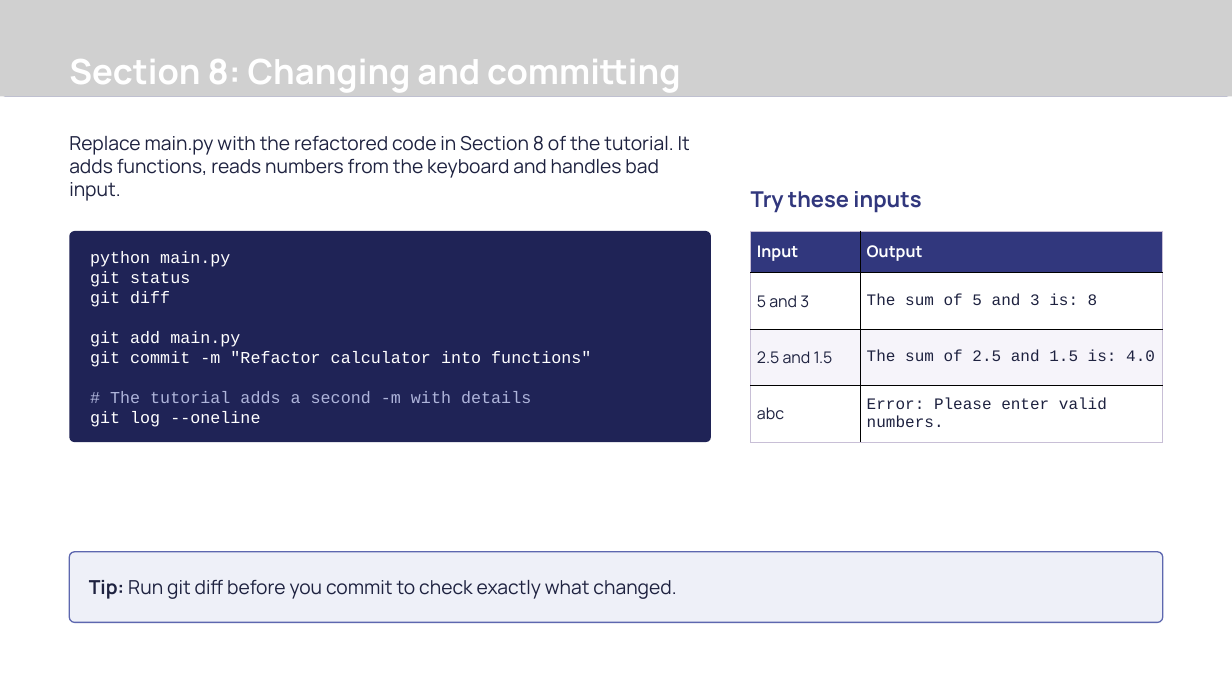
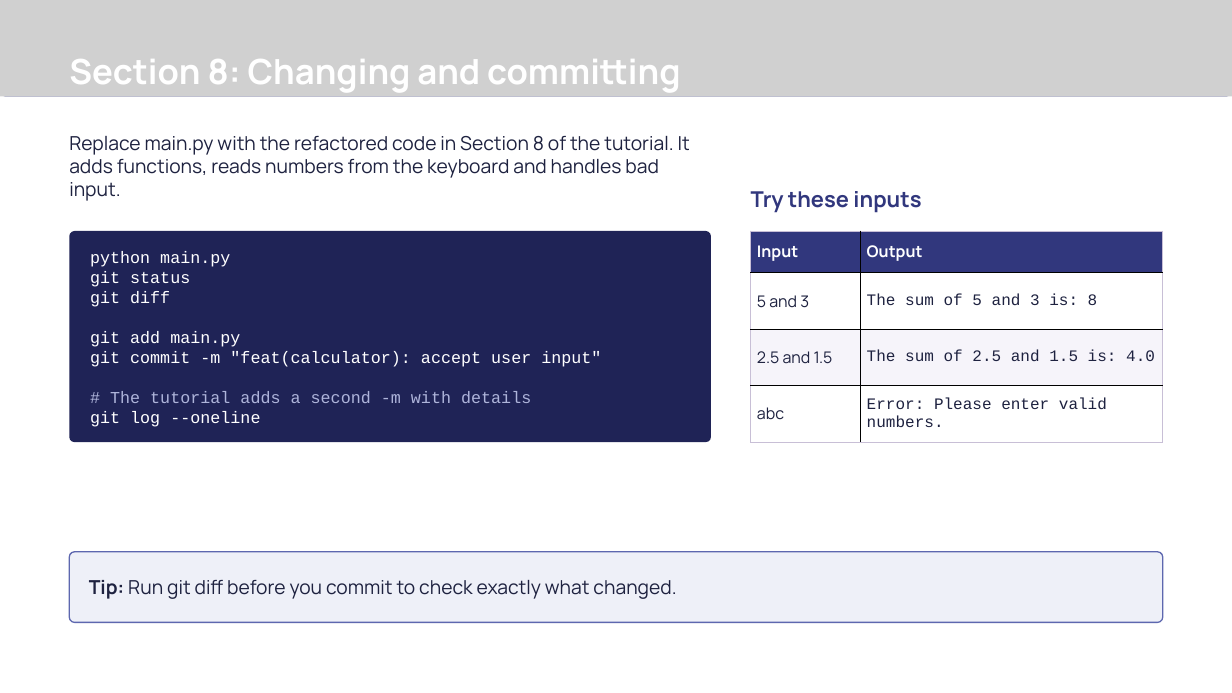
Before and after one commit to Revolution-Data-Platforms/Introduction-to-Git-Workshop, a slide deck: slide 19 of presentation/introduction-to-git-workshop.pptx (slide 18 before the commit). Drawn at 1232x693 pixels with LibreOffice and Linux fonts; fonts in the diff are those of the drawing; grey boxes stand for pictures; background and template pictures are left out. Boxes give left, top, right and bottom in pixels: in the first picture for what was removed or moved away, otherwise in the second. Text is boxed around its words. In the diff, an @@ line names an element or a change of style, - is before the commit and + after.

Commit message:
docs(workshop): teach Conventional Commits
Commit messages, the pull request title and the check-in assessment now follow the Conventional Commits standard, with a new slide in each deck and real examples from this repository. PowerShell commands that differ from Git Bash appear in their own labelled blocks, and the commit history diagram uses the new message style.

```diff
--- a/presentation/introduction-to-git-workshop.pptx
+++ b/presentation/introduction-to-git-workshop.pptx
@@ text in rounded rectangle at (x1=90, y1=351, x2=601, y2=367): text changed @@
-git commit -m "Refactor calculator into functions"
+git commit -m "feat(calculator): accept user input"
```
Also in this commit, not shown: 5 other slides changed, 1 slide added, 8 other files.
